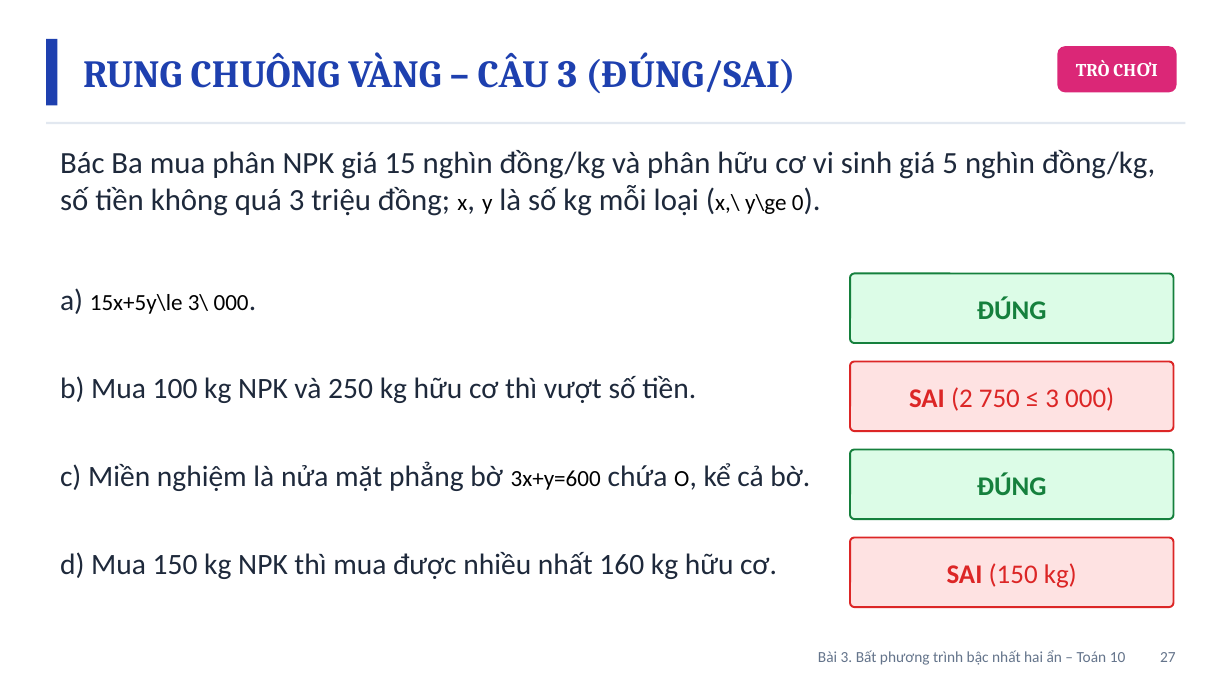
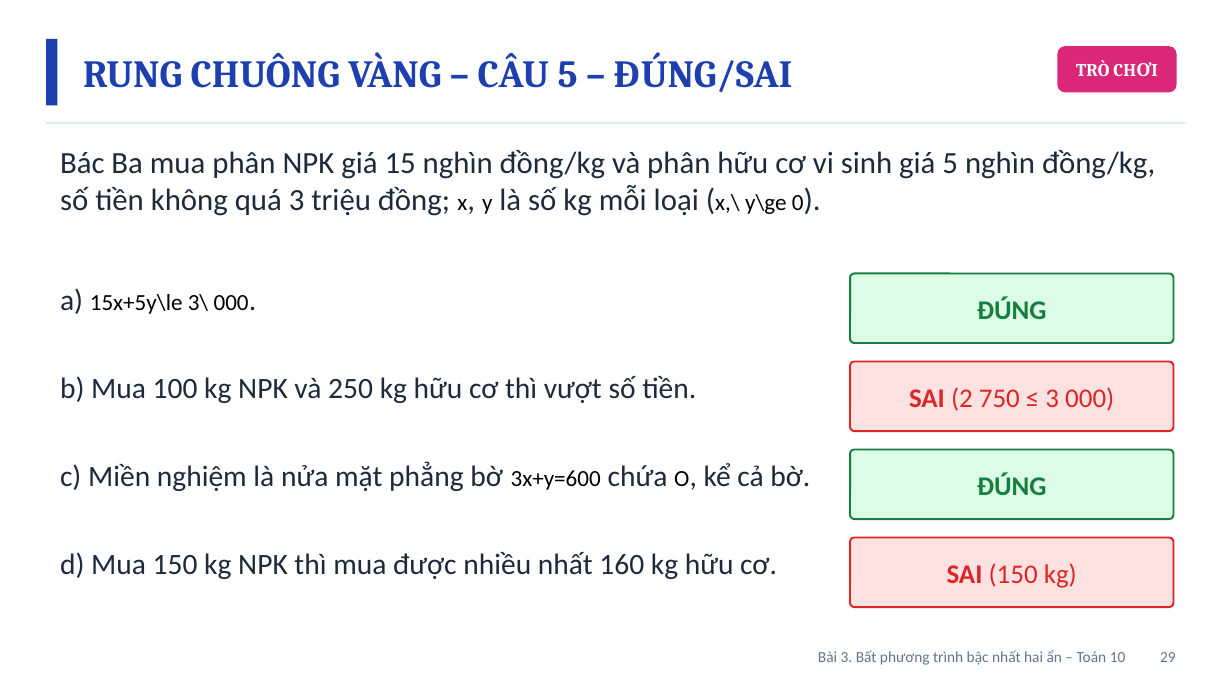
Before and after one commit to Trangtu66/Taode_thi_online, a slide deck: slide 29 of mon/toan/slide/lop10/BaiGiangDienTu_TOAN10_Bai3_BPTBacNhatHaiAn_T10-11.pptx (slide 27 before the commit). Drawn at 1232x693 pixels with LibreOffice and Linux fonts; fonts in the diff are those of the drawing. Boxes give left, top, right and bottom in pixels: in the first picture for what was removed or moved away, otherwise in the second. Text is boxed around its words. In the diff, an @@ line names an element or a change of style, - is before the commit and + after.

```diff
--- a/mon/toan/slide/lop10/BaiGiangDienTu_TOAN10_Bai3_BPTBacNhatHaiAn_T10-11.pptx
+++ b/mon/toan/slide/lop10/BaiGiangDienTu_TOAN10_Bai3_BPTBacNhatHaiAn_T10-11.pptx
@@ text at (x1=83, y1=52, x2=793, y2=93): text changed @@
-RUNG CHUÔNG VÀNG – CÂU 3 (ĐÚNG/SAI)
+RUNG CHUÔNG VÀNG – CÂU 5 – ĐÚNG/SAI
@@ text at (x1=818, y1=650, x2=1176, y2=665): text changed @@
-Bài 3. Bất phương trình bậc nhất hai ẩn – Toán 10 27
+Bài 3. Bất phương trình bậc nhất hai ẩn – Toán 10 29
```
Also in this commit, not shown: 7 other slides changed, 4 slides added, 9 other files.
